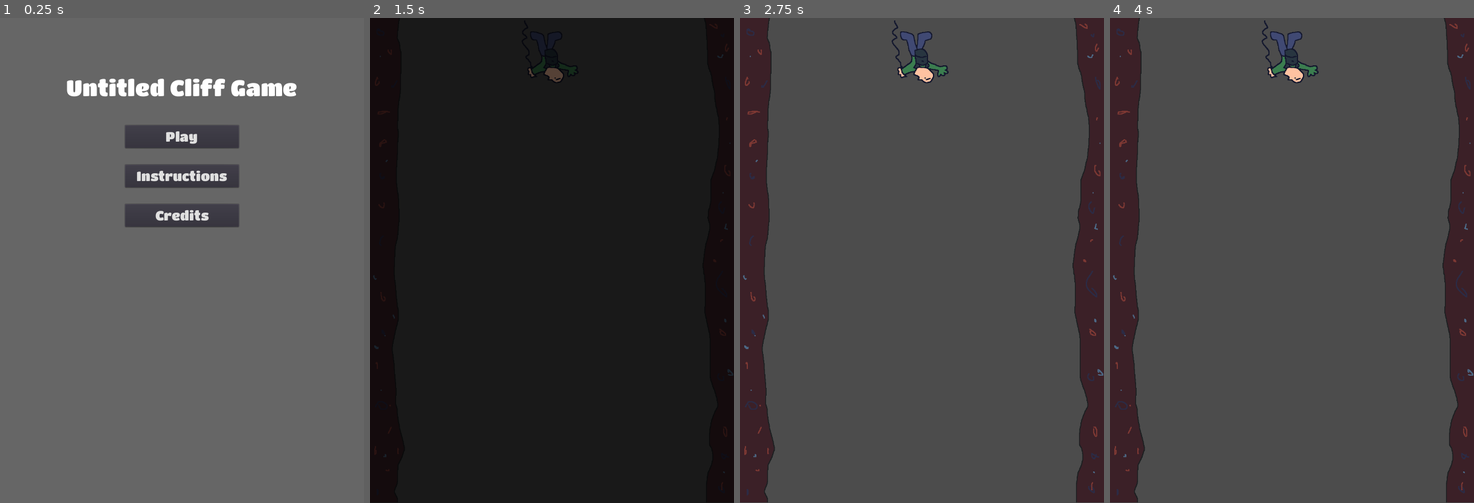
Above: before the commit, frames 1-4 (left to right).
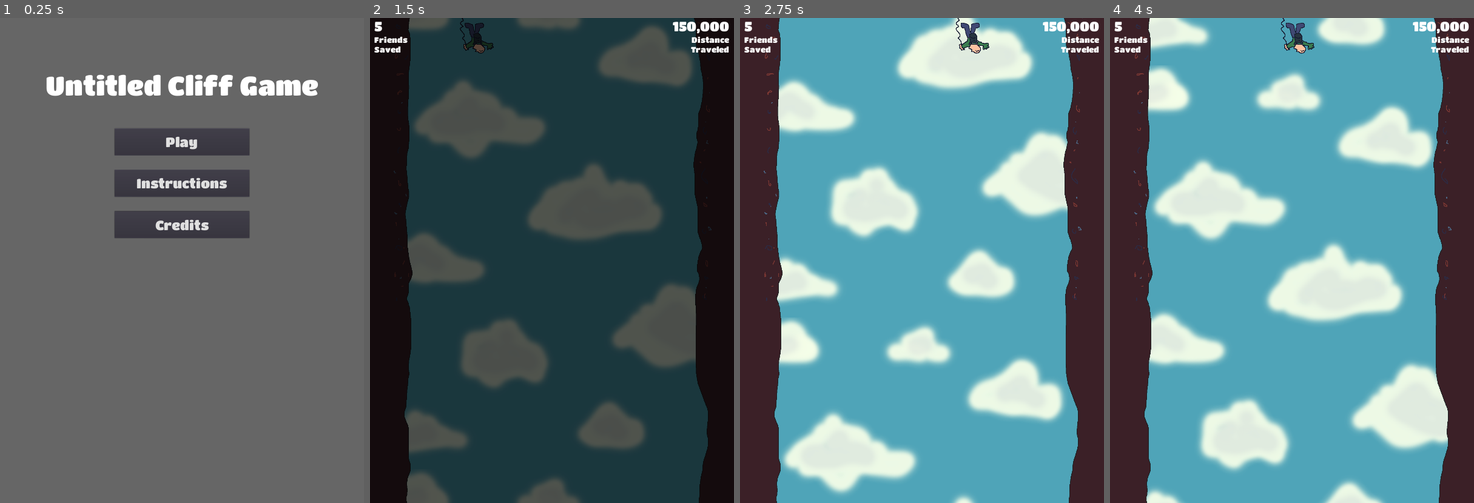
Above: after the commit, the same moments.

Repository: jeremy-breidenbach/game-off-2022
Game: Godot game, scene res://src/scenes/title/Title.tscn
Same seed, same stepped clock (60 frames per second), same inputs: the game is played once before the commit and once after it.
Inputs:
- Up to frame 1 (0.25 s): no input
- Up to frame 2 (1.5 s): click "Play" at 0.5 s; click "Play" at 1.25 s
- Up to frame 3 (2.75 s): hold Right (move_right, bound only after the commit) from 2.03 s (still down)
- Up to frame 4 (4 s): release Right (move_right, bound only after the commit) at 2.78 s; hold Left (move_left, bound only after the commit) 2.78-3.53 s; hold Right (move_right, bound only after the commit) from 3.53 s (still down)

The runs differ from the first frame. In frame 1, 6.5% of the frame differs, in the area x 12-88%, y 11-46%; in frame 2, 80%; in frame 3, 87%, in the area x 0-100%, y 0-100%; in frame 4, 87%.

Commit message:
feat: add player and falling movement

Diff:
--- a/project.godot
+++ b/project.godot
@@ -21,10 +21,8 @@
 
 [display]
 
-window/size/width=960
-window/size/height=1280
-window/size/test_width=960
-window/size/test_height=1280
+window/size/width=1620
+window/size/height=2160
 window/handheld/orientation="portrait"
 window/stretch/mode="2d"
 window/stretch/aspect="keep"
@@ -32,6 +30,19 @@
 [gui]
 
 common/drop_mouse_on_gui_input_disabled=true
+
+[input]
+
+move_left={
+"deadzone": 0.5,
+"events": [ Object(InputEventKey,"resource_local_to_scene":false,"resource_name":"","device":0,"alt":false,"shift":false,"control":false,"meta":false,"command":false,"pressed":false,"scancode":16777231,"physical_scancode":0,"unicode":0,"echo":false,"script":null)
+ ]
+}
+move_right={
+"deadzone": 0.5,
+"events": [ Object(InputEventKey,"resource_local_to_scene":false,"resource_name":"","device":0,"alt":false,"shift":false,"control":false,"meta":false,"command":false,"pressed":false,"scancode":16777233,"physical_scancode":0,"unicode":0,"echo":false,"script":null)
+ ]
+}
 
 [physics]
 
--- /dev/null
+++ b/src/fonts/TitanOne_120.tres
@@ -0,0 +1,7 @@
+[gd_resource type="DynamicFont" load_steps=2 format=2]
+
+[ext_resource path="res://src/fonts/TitanOne-Regular.ttf" type="DynamicFontData" id=1]
+
+[resource]
+size = 120
+font_data = ExtResource( 1 )
--- /dev/null
+++ b/src/maps/Background.gd
@@ -0,0 +1,36 @@
+# class_name
+
+extends Sprite
+
+# signals
+
+# enums
+
+# constants
+const VELOCITY = 15
+
+# exported variables
+
+# public variables
+var texture_height = 0
+
+# private variables
+
+# onready variables
+
+
+# built in _ready method
+# Called when the node enters the scene tree for the first time.
+func _ready():
+	texture_height = texture.get_size().y * scale.y
+
+
+# Called every frame. 'delta' is the elapsed time since the previous frame.
+func _process(delta):
+	position.y -= VELOCITY
+	reposition_sprite()
+
+
+func reposition_sprite():
+	if position.y < -texture_height:
+		position.y += 2 * texture_height
--- a/src/maps/Level1_Left.tscn
+++ b/src/maps/Level1_Left.tscn
@@ -3,7 +3,7 @@
 [ext_resource path="res://src/maps/Level1_Left.png" type="Texture" id=1]
 
 [sub_resource type="RectangleShape2D" id=1]
-extents = Vector2( 47, 641 )
+extents = Vector2( 94, 1077.5 )
 
 [node name="Level1_Left" type="StaticBody2D"]
 
@@ -11,5 +11,5 @@
 texture = ExtResource( 1 )
 
 [node name="CollisionShape2D" type="CollisionShape2D" parent="."]
-position = Vector2( -1, -1 )
+position = Vector2( -1, -2.5 )
 shape = SubResource( 1 )
--- a/src/maps/Level1_Right.tscn
+++ b/src/maps/Level1_Right.tscn
@@ -3,7 +3,7 @@
 [ext_resource path="res://src/maps/Level1_Right.png" type="Texture" id=1]
 
 [sub_resource type="RectangleShape2D" id=1]
-extents = Vector2( 42.5, 640.5 )
+extents = Vector2( 91.5, 1080.5 )
 
 [node name="Level1_Right" type="StaticBody2D"]
 
@@ -11,5 +11,5 @@
 texture = ExtResource( 1 )
 
 [node name="CollisionShape2D" type="CollisionShape2D" parent="."]
-position = Vector2( 5.5, 0.5 )
+position = Vector2( 5.5, 1.5 )
 shape = SubResource( 1 )
--- /dev/null
+++ b/src/player/Player.gd
@@ -0,0 +1,38 @@
+# class_name
+
+extends KinematicBody2D
+
+# signals
+
+# enums
+
+# constants
+
+# exported variables
+export(int) var MOVE_SPEED = 800
+
+# public variables
+var velocity = Vector2.ZERO
+
+# private variables
+
+# onready variables
+
+
+func _ready():
+	pass # Replace with function body.
+
+
+func _physics_process(delta):
+	get_input()
+	velocity = move_and_slide(velocity)
+
+
+func get_input():
+	velocity = Vector2.ZERO
+	if Input.is_action_pressed("move_left"):
+		velocity.x -= 1
+	if Input.is_action_pressed("move_right"):
+		velocity.x += 1
+
+	velocity = velocity.normalized() * MOVE_SPEED
--- a/src/player/Player.tscn
+++ b/src/player/Player.tscn
@@ -1,12 +1,14 @@
-[gd_scene load_steps=3 format=2]
+[gd_scene load_steps=4 format=2]
 
 [ext_resource path="res://src/player/game-off-2022-dude.png" type="Texture" id=1]
+[ext_resource path="res://src/player/Player.gd" type="Script" id=2]
 
 [sub_resource type="CapsuleShape2D" id=1]
 radius = 29.0
 height = 66.0
 
 [node name="Player" type="KinematicBody2D"]
+script = ExtResource( 2 )
 
 [node name="Sprite" type="Sprite" parent="."]
 texture = ExtResource( 1 )
--- a/src/scenes/level-1/Level1.tscn
+++ b/src/scenes/level-1/Level1.tscn
@@ -1,19 +1,36 @@
-[gd_scene load_steps=4 format=2]
+[gd_scene load_steps=7 format=2]
 
 [ext_resource path="res://src/player/Player.tscn" type="PackedScene" id=1]
 [ext_resource path="res://src/maps/Level1_Left.tscn" type="PackedScene" id=2]
 [ext_resource path="res://src/maps/Level1_Right.tscn" type="PackedScene" id=3]
+[ext_resource path="res://src/ui/game-hud/GameHud.tscn" type="PackedScene" id=4]
+[ext_resource path="res://src/maps/Background.png" type="Texture" id=5]
+[ext_resource path="res://src/maps/Background.gd" type="Script" id=6]
 
 [node name="Level1" type="Node2D"]
 
+[node name="Sprite" type="Sprite" parent="."]
+texture = ExtResource( 5 )
+centered = false
+script = ExtResource( 6 )
+
+[node name="Sprite2" type="Sprite" parent="."]
+position = Vector2( 0, 2160 )
+texture = ExtResource( 5 )
+centered = false
+script = ExtResource( 6 )
+
 [node name="Level1_Left" parent="." instance=ExtResource( 2 )]
-position = Vector2( -434, 441 )
+position = Vector2( 96, 1080 )
 
 [node name="Level1_Right" parent="." instance=ExtResource( 3 )]
-position = Vector2( 434, 440 )
+position = Vector2( 1524, 1080 )
 
 [node name="Player" parent="." instance=ExtResource( 1 )]
+position = Vector2( 480, 184 )
 
 [node name="Camera2D" type="Camera2D" parent="."]
-offset = Vector2( 0, 442 )
+offset = Vector2( 810, 1080 )
 current = true
+
+[node name="GameHud" parent="." instance=ExtResource( 4 )]
--- a/src/scenes/title/Title.tscn
+++ b/src/scenes/title/Title.tscn
@@ -1,7 +1,7 @@
 [gd_scene load_steps=4 format=2]
 
 [ext_resource path="res://src/scenes/title/Title.gd" type="Script" id=1]
-[ext_resource path="res://src/fonts/TitanOne_36.tres" type="DynamicFont" id=2]
+[ext_resource path="res://src/fonts/TitanOne_120.tres" type="DynamicFont" id=2]
 [ext_resource path="res://src/fonts/TitanOne_60.tres" type="DynamicFont" id=3]
 
 [node name="Title" type="Node"]
@@ -19,82 +19,82 @@
 
 [node name="VBoxContainer" type="VBoxContainer" parent="MarginContainer"]
 margin_top = 30.0
-margin_right = 960.0
-margin_bottom = 1280.0
+margin_right = 1620.0
+margin_bottom = 2160.0
 
 [node name="MarginContainer" type="MarginContainer" parent="MarginContainer/VBoxContainer"]
-margin_right = 960.0
-margin_bottom = 191.0
-custom_constants/margin_top = 120
+margin_right = 1620.0
+margin_bottom = 339.0
+custom_constants/margin_top = 200
 
 [node name="RichTextLabel" type="RichTextLabel" parent="MarginContainer/VBoxContainer/MarginContainer"]
-margin_top = 120.0
-margin_right = 960.0
-margin_bottom = 191.0
-custom_fonts/normal_font = ExtResource( 3 )
+margin_top = 200.0
+margin_right = 1620.0
+margin_bottom = 339.0
+custom_fonts/normal_font = ExtResource( 2 )
 bbcode_enabled = true
 bbcode_text = "[center]Untitled Cliff Game[/center]"
 text = "Untitled Cliff Game"
 fit_content_height = true
 
 [node name="MarginContainer2" type="MarginContainer" parent="MarginContainer/VBoxContainer"]
-margin_top = 195.0
-margin_right = 960.0
-margin_bottom = 315.0
-custom_constants/margin_top = 60
+margin_top = 343.0
+margin_right = 1620.0
+margin_bottom = 583.0
+custom_constants/margin_top = 120
 
 [node name="CenterContainer" type="CenterContainer" parent="MarginContainer/VBoxContainer/MarginContainer2"]
-margin_top = 60.0
-margin_right = 960.0
-margin_bottom = 120.0
+margin_top = 120.0
+margin_right = 1620.0
+margin_bottom = 240.0
 
 [node name="PlayButton" type="Button" parent="MarginContainer/VBoxContainer/MarginContainer2/CenterContainer"]
 unique_name_in_owner = true
-margin_left = 330.0
-margin_right = 630.0
-margin_bottom = 60.0
-rect_min_size = Vector2( 300, 60 )
-custom_fonts/font = ExtResource( 2 )
+margin_left = 510.0
+margin_right = 1110.0
+margin_bottom = 120.0
+rect_min_size = Vector2( 600, 120 )
+custom_fonts/font = ExtResource( 3 )
 text = "Play"
 
 [node name="MarginContainer3" type="MarginContainer" parent="MarginContainer/VBoxContainer"]
-margin_top = 319.0
-margin_right = 960.0
-margin_bottom = 419.0
-custom_constants/margin_top = 40
+margin_top = 587.0
+margin_right = 1620.0
+margin_bottom = 767.0
+custom_constants/margin_top = 60
 
 [node name="CenterContainer" type="CenterContainer" parent="MarginContainer/VBoxContainer/MarginContainer3"]
-margin_top = 40.0
-margin_right = 960.0
-margin_bottom = 100.0
+margin_top = 60.0
+margin_right = 1620.0
+margin_bottom = 180.0
 
 [node name="InstructionsButton" type="Button" parent="MarginContainer/VBoxContainer/MarginContainer3/CenterContainer"]
 unique_name_in_owner = true
-margin_left = 330.0
-margin_right = 630.0
-margin_bottom = 60.0
-rect_min_size = Vector2( 300, 60 )
-custom_fonts/font = ExtResource( 2 )
+margin_left = 510.0
+margin_right = 1110.0
+margin_bottom = 120.0
+rect_min_size = Vector2( 600, 120 )
+custom_fonts/font = ExtResource( 3 )
 text = "Instructions"
 
 [node name="MarginContainer4" type="MarginContainer" parent="MarginContainer/VBoxContainer"]
-margin_top = 423.0
-margin_right = 960.0
-margin_bottom = 523.0
-custom_constants/margin_top = 40
+margin_top = 771.0
+margin_right = 1620.0
+margin_bottom = 951.0
+custom_constants/margin_top = 60
 
 [node name="CenterContainer" type="CenterContainer" parent="MarginContainer/VBoxContainer/MarginContainer4"]
-margin_top = 40.0
-margin_right = 960.0
-margin_bottom = 100.0
+margin_top = 60.0
+margin_right = 1620.0
+margin_bottom = 180.0
 
 [node name="CreditsButton" type="Button" parent="MarginContainer/VBoxContainer/MarginContainer4/CenterContainer"]
 unique_name_in_owner = true
-margin_left = 330.0
-margin_right = 630.0
-margin_bottom = 60.0
-rect_min_size = Vector2( 300, 60 )
-custom_fonts/font = ExtResource( 2 )
+margin_left = 510.0
+margin_right = 1110.0
+margin_bottom = 120.0
+rect_min_size = Vector2( 600, 120 )
+custom_fonts/font = ExtResource( 3 )
 text = "Credits"
 
 [connection signal="pressed" from="MarginContainer/VBoxContainer/MarginContainer2/CenterContainer/PlayButton" to="." method="_on_PlayButton_pressed"]
--- /dev/null
+++ b/src/ui/game-hud/GameHud.tscn
@@ -0,0 +1,87 @@
+[gd_scene load_steps=3 format=2]
+
+[ext_resource path="res://src/fonts/TitanOne_36.tres" type="DynamicFont" id=1]
+[ext_resource path="res://src/fonts/TitanOne_60.tres" type="DynamicFont" id=2]
+
+[node name="GameHud" type="CanvasLayer"]
+
+[node name="MarginContainer" type="MarginContainer" parent="."]
+margin_right = 40.0
+margin_bottom = 49.0
+rect_min_size = Vector2( 200, 100 )
+custom_constants/margin_left = 20
+
+[node name="VBoxContainer" type="VBoxContainer" parent="MarginContainer"]
+margin_left = 20.0
+margin_right = 200.0
+margin_bottom = 161.0
+
+[node name="MarginContainer2" type="MarginContainer" parent="MarginContainer/VBoxContainer"]
+margin_right = 180.0
+margin_bottom = 71.0
+
+[node name="RichTextLabel" type="RichTextLabel" parent="MarginContainer/VBoxContainer/MarginContainer2"]
+margin_right = 180.0
+margin_bottom = 71.0
+custom_fonts/normal_font = ExtResource( 2 )
+bbcode_enabled = true
+bbcode_text = "5"
+text = "5"
+fit_content_height = true
+
+[node name="MarginContainer" type="MarginContainer" parent="MarginContainer/VBoxContainer"]
+margin_top = 75.0
+margin_right = 180.0
+margin_bottom = 161.0
+
+[node name="RichTextLabel" type="RichTextLabel" parent="MarginContainer/VBoxContainer/MarginContainer"]
+margin_right = 180.0
+margin_bottom = 86.0
+custom_fonts/normal_font = ExtResource( 1 )
+bbcode_enabled = true
+bbcode_text = "Friends
+Saved"
+text = "Friends
+Saved"
+fit_content_height = true
+
+[node name="MarginContainer2" type="MarginContainer" parent="."]
+anchor_left = 1.0
+anchor_right = 1.0
+margin_left = -300.0
+margin_bottom = 161.0
+rect_min_size = Vector2( 300, 100 )
+custom_constants/margin_right = 20
+
+[node name="VBoxContainer" type="VBoxContainer" parent="MarginContainer2"]
+margin_right = 280.0
+margin_bottom = 161.0
+
+[node name="MarginContainer2" type="MarginContainer" parent="MarginContainer2/VBoxContainer"]
+margin_right = 280.0
+margin_bottom = 71.0
+
+[node name="RichTextLabel" type="RichTextLabel" parent="MarginContainer2/VBoxContainer/MarginContainer2"]
+margin_right = 280.0
+margin_bottom = 71.0
+custom_fonts/normal_font = ExtResource( 2 )
+bbcode_enabled = true
+bbcode_text = "[right]150,000[/right]"
+text = "150,000"
+fit_content_height = true
+
+[node name="MarginContainer" type="MarginContainer" parent="MarginContainer2/VBoxContainer"]
+margin_top = 75.0
+margin_right = 280.0
+margin_bottom = 161.0
+
+[node name="RichTextLabel" type="RichTextLabel" parent="MarginContainer2/VBoxContainer/MarginContainer"]
+margin_right = 280.0
+margin_bottom = 86.0
+custom_fonts/normal_font = ExtResource( 1 )
+bbcode_enabled = true
+bbcode_text = "[right]Distance
+Traveled[/right]"
+text = "Distance
+Traveled"
+fit_content_height = true
Binary file added: src/maps/Background.png
Not shown, added: src/maps/Background.png.import
Binary file changed: src/maps/Level1_Left.png
Binary file changed: src/maps/Level1_Right.png
Not shown, changed: devlogs/2022-11-02.md
Not shown, added: devlogs/2022-11-03.md
Not shown, added: devlogs/2022-11-04.md
